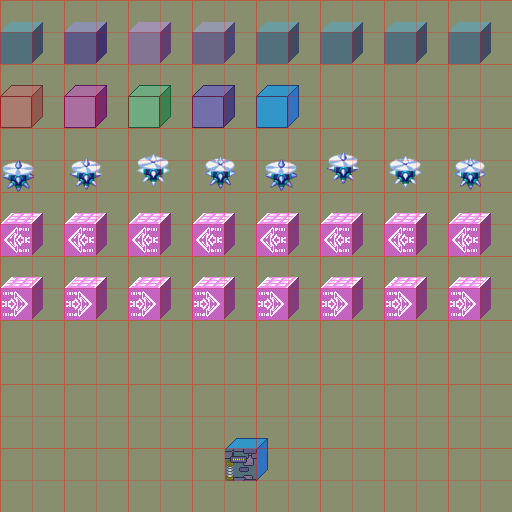
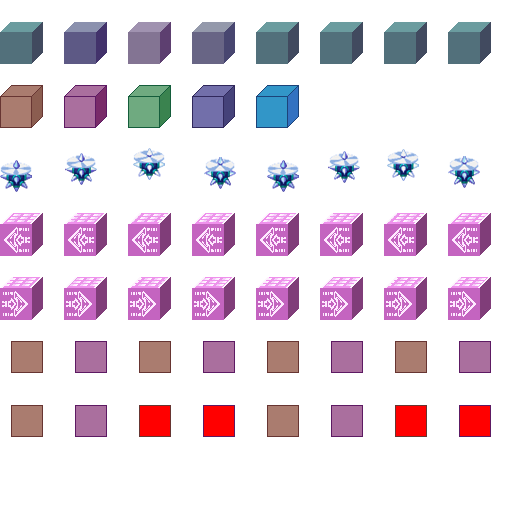
Layered file, before and after one edit (512 x 512). Changes by layer:
hid "grid32" over [0, 0, 512, 512]
hid "grid64" over [0, 0, 512, 512]
painted on "Tiles" over [0, 148, 491, 437]
hid "tile prueba" over [225, 438, 268, 481]
hid "Layer 1" over [0, 0, 512, 512]
